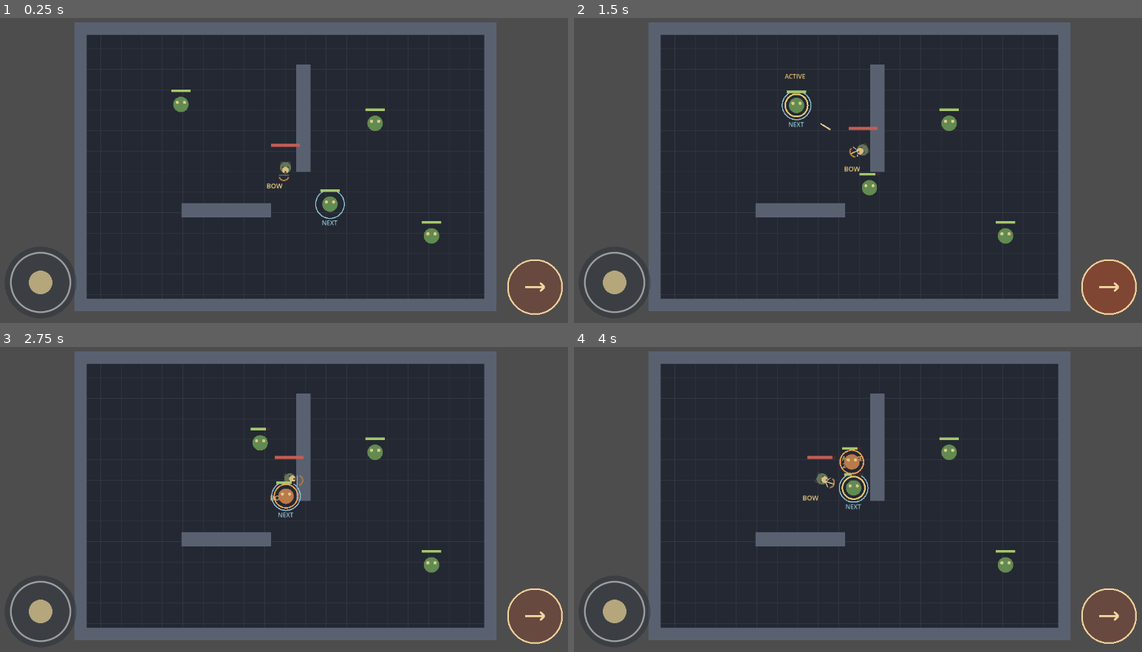
Above: before the commit, frames 1-4 (two rows, left to right).
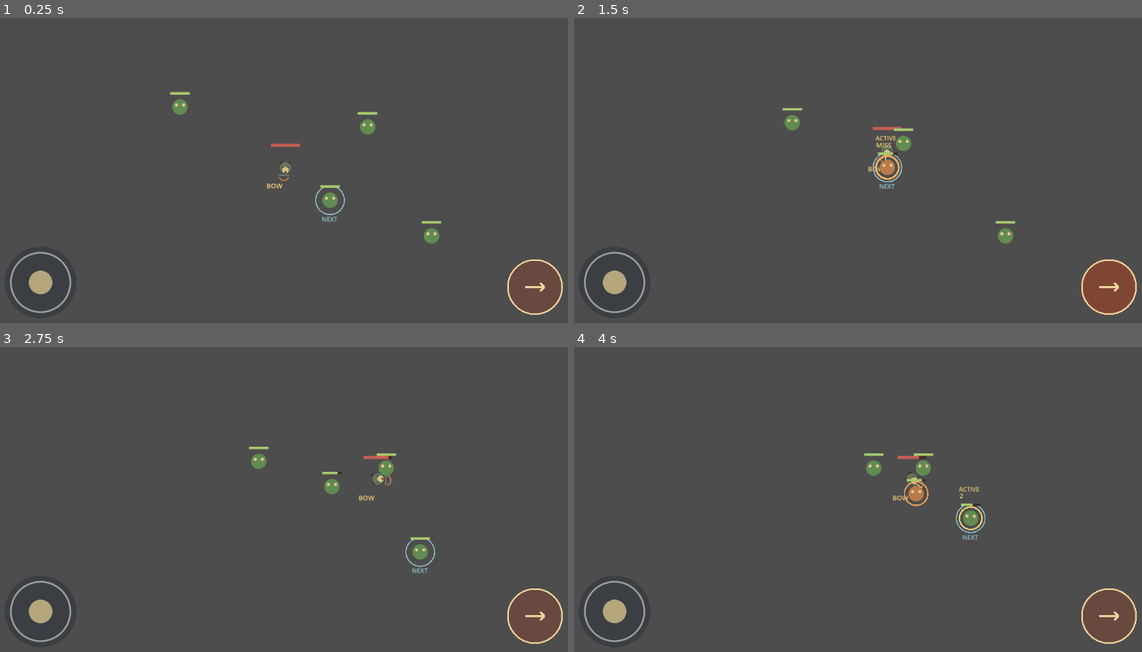
Above: after the commit, the same moments.

Repository: Jonty303/Project-Gauntlands
Game: Godot game, scene res://scenes/main.tscn
Two runs of this game, one before a commit and one after it. Both use one fixed random seed, a clock stepped at 60 frames per second and the inputs below.
Inputs (mouse positions are in pixels of both pictures, inside the frame that each line leads up to):
- Up to frame 1 (0.25 s): no input
- Up to frame 2 (1.5 s): tap Enter (ui_accept) at 0.5 s; drag from (613, 283) to (920, 94) at 0.52 s; drag from (1107, 286) to (829, 234) at 1.27 s
- Up to frame 3 (2.75 s): move the mouse to (346, 423) at 2.02 s; hold D (move_right) from 2.03 s (still down); tap Q (target_previous) at 2.1 s
- Up to frame 4 (4 s): release D (move_right) at 2.75 s; drag from (829, 563) to (681, 444) at 2.77 s; move the mouse to (1034, 545) at 3.52 s; hold A (move_left) from 3.53 s (still down); hold Space (attack) from 3.53 s (still down); tap Enter (ui_accept) at 3.77 s

The runs differ from the first frame. In frame 1, 70% of the frame differs, in the area x 13-88%, y 1-97%; in frame 2, 70%; in frame 3, 70%; in frame 4, 70%.
Error after the commit: Parse Error: The member "Projection" cannot have the same name as a builtin type. (res://scripts/main.gd:13)

Commit message:
Rebuild connected dungeon with true diamond visual layer and camera

Diff:
--- a/scripts/main.gd
+++ b/scripts/main.gd
@@ -10,20 +10,53 @@
 const SECOND_COVER_CENTER := Vector2(-115.0, 85.0)
 const SECOND_COVER_SIZE := Vector2(175.0, 28.0)
 const NAV_CELL := 20.0
+const Projection = preload("res://scripts/iso_projection.gd")
+const ISO_VIEW = preload("res://scripts/iso_view.gd")
+const CORRIDOR := Rect2(400.0, -45.0, 170.0, 90.0)
+const CHAMBER := Rect2(570.0, -165.0, 310.0, 330.0)
+var wall_rects: Array[Rect2] = []
 var navigation_grid: AStarGrid2D
 
 func _ready() -> void:
     _create_wall("NorthWall", Vector2(0, -DUNGEON_SIZE.y / 2.0), Vector2(DUNGEON_SIZE.x + WALL_THICKNESS, WALL_THICKNESS))
     _create_wall("SouthWall", Vector2(0, DUNGEON_SIZE.y / 2.0), Vector2(DUNGEON_SIZE.x + WALL_THICKNESS, WALL_THICKNESS))
     _create_wall("WestWall", Vector2(-DUNGEON_SIZE.x / 2.0, 0), Vector2(WALL_THICKNESS, DUNGEON_SIZE.y + WALL_THICKNESS))
-    _create_wall("EastWall", Vector2(DUNGEON_SIZE.x / 2.0, 0), Vector2(WALL_THICKNESS, DUNGEON_SIZE.y + WALL_THICKNESS))
+    _create_wall("EastUpper", Vector2(400, -157.5), Vector2(24, 225))
+    _create_wall("EastLower", Vector2(400, 157.5), Vector2(24, 225))
+    _create_wall("CorridorNorth", Vector2(485, -57), Vector2(170, 24))
+    _create_wall("CorridorSouth", Vector2(485, 57), Vector2(170, 24))
+    _create_wall("ChamberNorth", Vector2(725, -165), Vector2(310, 24))
+    _create_wall("ChamberSouth", Vector2(725, 165), Vector2(310, 24))
+    _create_wall("ChamberEast", Vector2(880, 0), Vector2(24, 330))
+    _create_wall("ChamberWestUpper", Vector2(570, -105), Vector2(24, 120))
+    _create_wall("ChamberWestLower", Vector2(570, 105), Vector2(24, 120))
     _create_wall("CoverWall", COVER_CENTER, COVER_SIZE)
     _create_wall("SecondCoverWall", SECOND_COVER_CENTER, SECOND_COVER_SIZE)
     _build_navigation()
+    var view := Node2D.new()
+    view.name = "IsometricView"
+    view.set_script(ISO_VIEW)
+    add_child(view)
+    view.configure([Rect2(-DUNGEON_SIZE * 0.5, DUNGEON_SIZE), CORRIDOR, CHAMBER], wall_rects)
+    for child in get_children():
+        if child is CharacterBody2D:
+            child.modulate.a = 0.0
+    var camera := get_node_or_null("Camera2D") as Camera2D
+    if camera != null:
+        camera.ignore_rotation = true
+        camera.rotation = 0.0
+        camera.zoom = Vector2(1.05, 1.05)
+
+func _process(delta: float) -> void:
+    var hero := get_node_or_null("Player") as Node2D
+    var camera := get_node_or_null("Camera2D") as Camera2D
+    if hero != null and camera != null:
+        camera.global_position = camera.global_position.lerp(Projection.project(hero.global_position), minf(1.0, delta * 6.0))
+
 
 func _build_navigation() -> void:
     navigation_grid = AStarGrid2D.new()
-    navigation_grid.region = Rect2i(-19, -12, 39, 25)
+    navigation_grid.region = Rect2i(-19, -12, 64, 25)
     navigation_grid.cell_size = Vector2(NAV_CELL, NAV_CELL)
     navigation_grid.offset = Vector2.ZERO
     navigation_grid.diagonal_mode = AStarGrid2D.DIAGONAL_MODE_NEVER
@@ -31,7 +64,10 @@
     for x in range(navigation_grid.region.position.x, navigation_grid.region.end.x):
         for y in range(navigation_grid.region.position.y, navigation_grid.region.end.y):
             var point := Vector2(x * NAV_CELL, y * NAV_CELL)
-            if _inside_cover(point, COVER_CENTER, COVER_SIZE) or _inside_cover(point, SECOND_COVER_CENTER, SECOND_COVER_SIZE):
+            var in_main: bool = absf(point.x) < 378.0 and absf(point.y) < 248.0
+            var in_corridor: bool = point.x >= 380.0 and point.x < 585.0 and absf(point.y) < 27.0
+            var in_chamber: bool = point.x >= 585.0 and point.x < 858.0 and absf(point.y) < 143.0
+            if not (in_main or in_corridor or in_chamber) or _inside_cover(point, COVER_CENTER, COVER_SIZE) or _inside_cover(point, SECOND_COVER_CENTER, SECOND_COVER_SIZE):
                 navigation_grid.set_point_solid(Vector2i(x, y), true)
 
 func _inside_cover(point: Vector2, center: Vector2, size: Vector2) -> bool:
@@ -77,20 +113,7 @@
     collision.shape = shape
     wall.add_child(collision)
     add_child(wall)
+    wall_rects.append(Rect2(wall_position - wall_size * 0.5, wall_size))
 
 func _draw() -> void:
-    var floor_rect := Rect2(-DUNGEON_SIZE / 2.0, DUNGEON_SIZE)
-    draw_rect(floor_rect, FLOOR_COLOR)
-    for x in range(-400, 401, 40):
-        draw_line(Vector2(x, -270), Vector2(x, 270), GRID_COLOR)
-    for y in range(-270, 271, 40):
-        draw_line(Vector2(-400, y), Vector2(400, y), GRID_COLOR)
-
-    var half := DUNGEON_SIZE / 2.0
-    var t := WALL_THICKNESS
-    draw_rect(Rect2(-half.x - t / 2.0, -half.y - t / 2.0, DUNGEON_SIZE.x + t, t), WALL_COLOR)
-    draw_rect(Rect2(-half.x - t / 2.0, half.y - t / 2.0, DUNGEON_SIZE.x + t, t), WALL_COLOR)
-    draw_rect(Rect2(-half.x - t / 2.0, -half.y - t / 2.0, t, DUNGEON_SIZE.y + t), WALL_COLOR)
-    draw_rect(Rect2(half.x - t / 2.0, -half.y - t / 2.0, t, DUNGEON_SIZE.y + t), WALL_COLOR)
-    draw_rect(Rect2(COVER_CENTER - COVER_SIZE / 2.0, COVER_SIZE), WALL_COLOR)
-    draw_rect(Rect2(SECOND_COVER_CENTER - SECOND_COVER_SIZE / 2.0, SECOND_COVER_SIZE), WALL_COLOR)
+    pass # Rendered by IsometricView.
